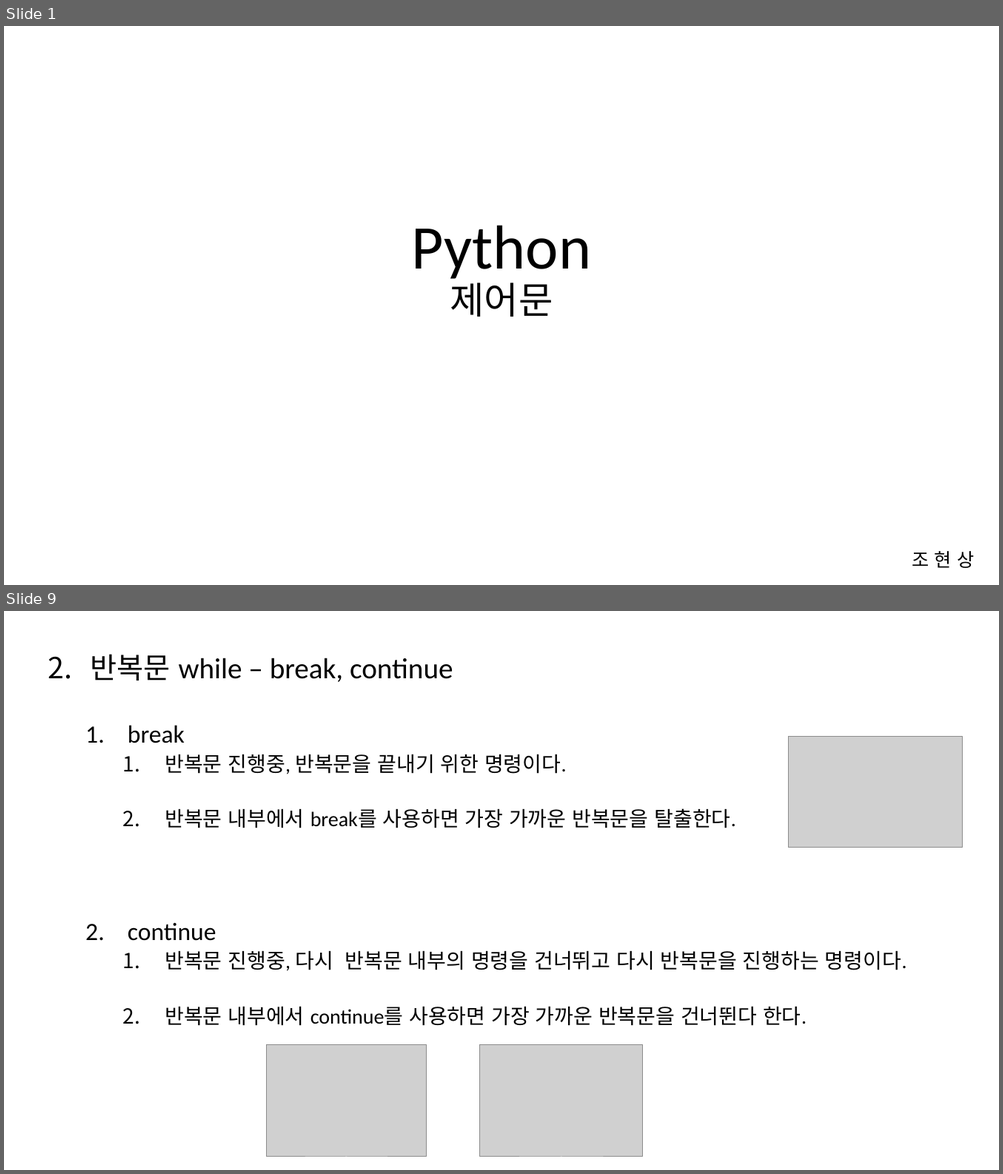
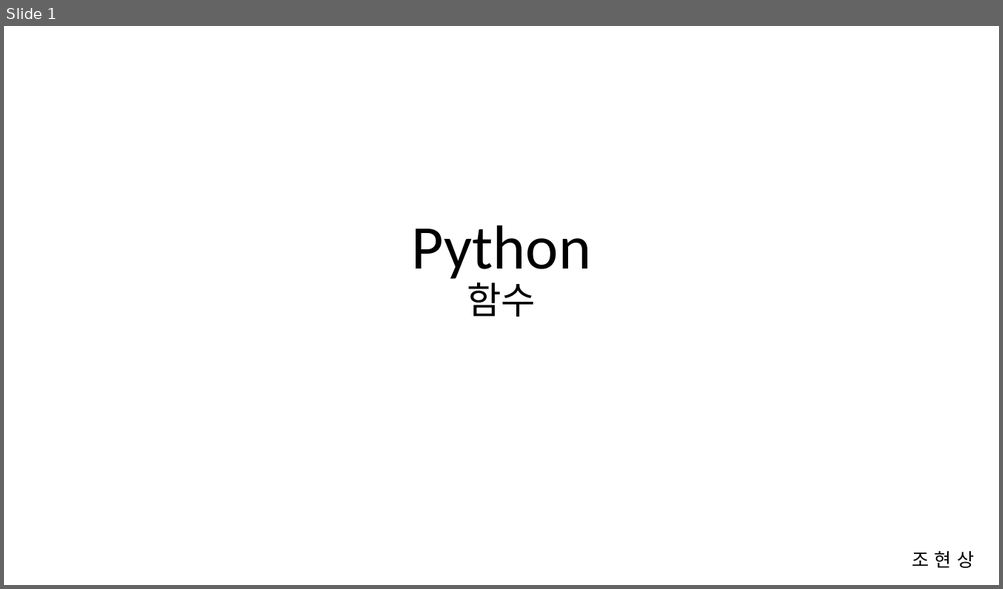
Before and after one commit to Cho-Hyeon-Sang/python, a slide deck: 3_Function/python_함수.pptx. Shown one above the other, each under a label of ours: slides 1 and 9 before the commit, slide 1 after it; the slides between them are not shown. The pictures are 1003x1174 and 1003x589 pixels, drawn with LibreOffice and Linux fonts; fonts in the diff are those of the drawing; grey boxes stand for pictures. Boxes give left, top, right and bottom in pixels: in the first picture for what was removed or moved away, otherwise in the second. Text is boxed around its words. In the diff, an @@ line names an element or a change of style, - is before the commit and + after.

Commit message:
Feat : 함수 ppt 추가

```diff
--- a/3_Function/python_함수.pptx
+++ b/3_Function/python_함수.pptx
@@ slide 9 removed at [4,611,999,1170], background #FFFFFF @@
@@ text removed at [91,654,907,1026] @@
-2. 반복문 while – break, continue
-  1. break
-    1. 반복문 진행중, 반복문을 끝내기 위한 명령이다.
-    2. 반복문 내부에서 break를 사용하면 가장 가까운 반복문을 탈출한다.
-  2. continue
-    1. 반복문 진행중, 다시 반복문 내부의 명령을 건너뛰고 다시 반복문을 진행하는 명령이다.
-    2. 반복문 내부에서 continue를 사용하면 가장 가까운 반복문을 건너뛴다 한다.
@@ picture removed at [788,737,962,848] @@
@@ picture removed at [267,1045,427,1157] @@
@@ picture removed at [480,1045,643,1157] @@
@@ slide 1 changed as well @@
@@ title at [411,225,591,317]: text changed @@
-Python
-제어문
+Python
+함수
```
Also in this commit, not shown: 7 slides added, 12 other slides removed, 1 other file.
